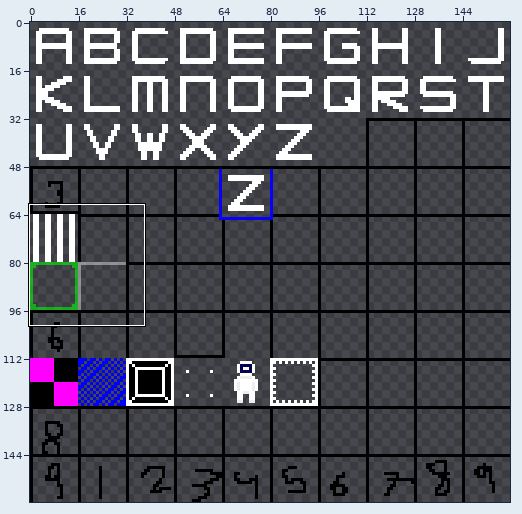
Sprite sheet, stored at res/spritesheet.png. The picture above shows the old version from afar; the outline marks the close-up.
Close-up. Before the commit:
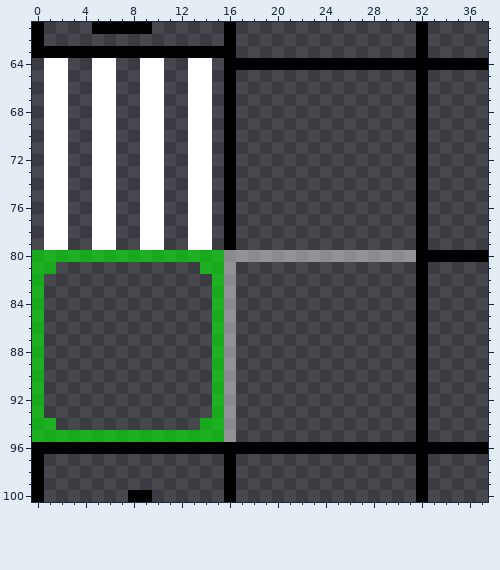
The file is 160x160 pixels. Shown: x 0..37, y 61..100.
After:
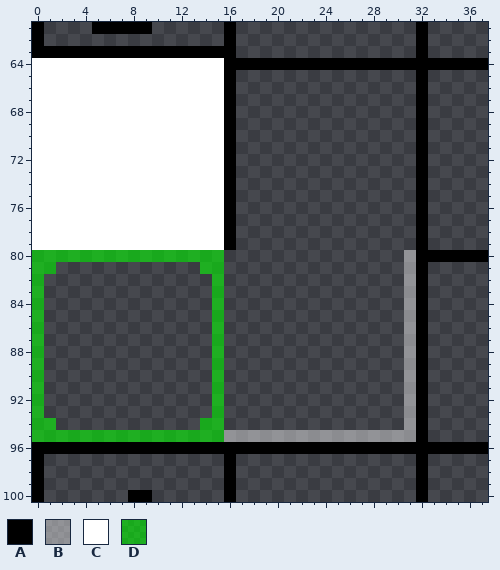
Palette (. is transparent): A #000000  B #ffffff69  C #ffffff  D #00ff008f
Edits made:
y 64..79: x 0 . -> C; x 3..4 .. -> CC; x 7..8 .. -> CC; x 11..12 .. -> CC; x 15 . -> C
y 80: x 16..30 BBBBBBBBBBBBBBB -> ...............
y 81..94: x 16 B -> .; x 31 . -> B
y 95: x 17..31 ............... -> BBBBBBBBBBBBBBB
